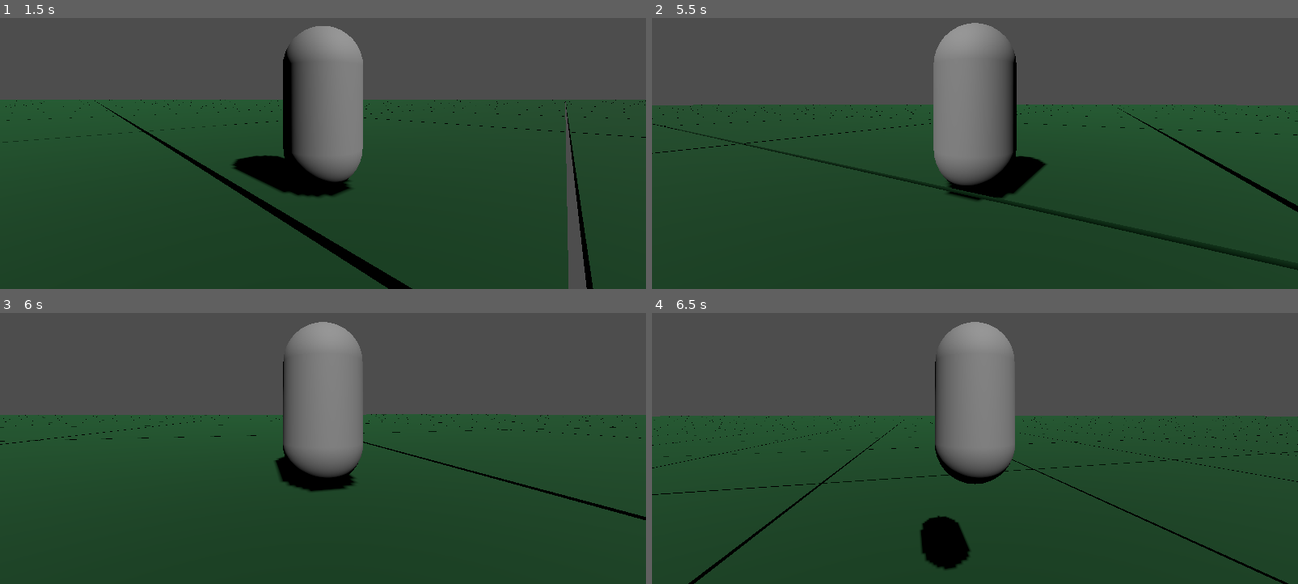
Above: before the commit, frames 1-4 (two rows, left to right).
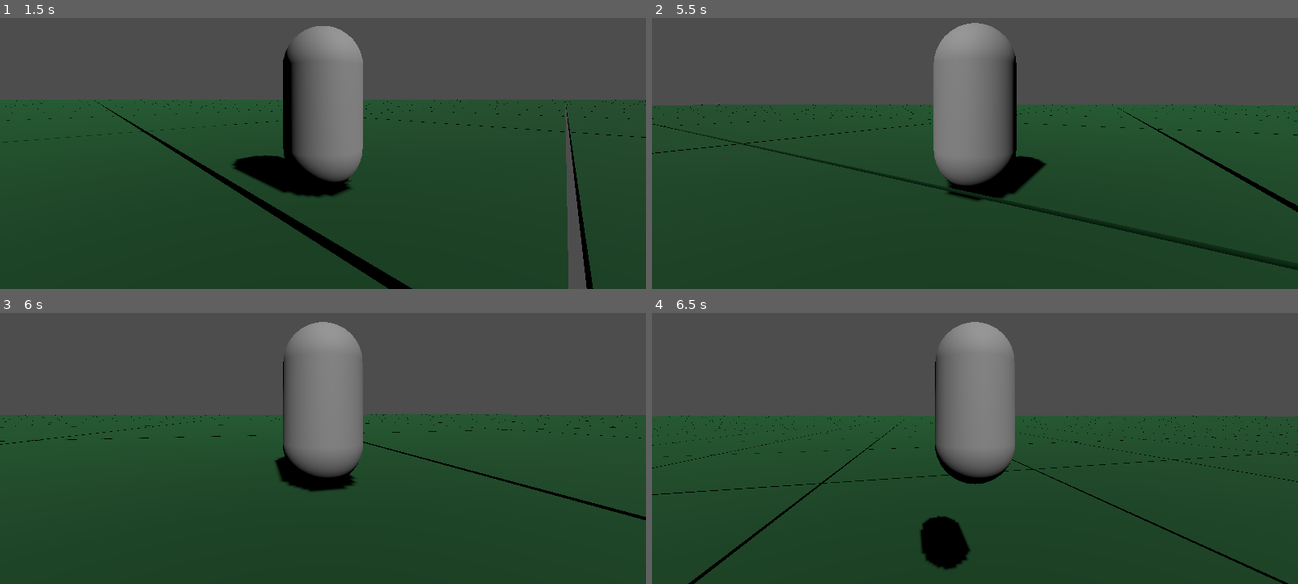
Above: after the commit, the same moments.

Repository: xwilson03/OpenWorldTest
Game: Godot game, scene res://scenes/root.tscn
The game is run twice, just before and just after one commit, with the same random seed, the same clock (stepped at 60 frames per second) and the same inputs.
Inputs (mouse positions are in pixels of both pictures, inside the frame that each line leads up to):
- Up to frame 1 (1.5 s): tap Enter at 0.5 s; move the mouse to (316, 112) at 0.52 s; hold W (move_forward) from 0.53 s (still down); tap Mouse wheel up (zoom_in) at 0.6 s; tap Space (jump) at 0.77 s; move the mouse to (368, 112) at 1.27 s; tap Mouse wheel down (zoom_out) at 1.35 s
- Up to frame 2 (5.5 s): tap Space (jump) at 1.52, 3.02, 3.77, 4.52 s; move the mouse to (923, 102) at 2.02 s; tap Mouse wheel up (zoom_in) at 2.1, 3.6, 5.1 s; move the mouse to (981, 107) at 2.77 s; release W (move_forward) at 2.78 s; hold A (move_left) 2.78-3.53 s; tap Mouse wheel down (zoom_out) at 2.85, 4.35 s; move the mouse to (949, 99) at 3.52 s; hold W (move_forward) from 3.53 s (still down); move the mouse to (1007, 104) at 4.27 s; move the mouse to (942, 110) at 5.02 s
- Up to frame 3 (6 s): move the mouse to (335, 397) at 5.77 s; release W (move_forward) at 5.78 s; hold D (move_right) from 5.78 s (still down); tap Mouse wheel down (zoom_out) at 5.85 s
- Up to frame 4 (6.5 s): keep holding D (move_right); tap Space (jump) at 6.02 s

Frame 1 is identical in both runs. In frame 2, less than 0.1% of the frame differs, in the area x 0-100%, y 31-93%; in frame 3, less than 0.1%; in frame 4, less than 0.1%.

Commit message:
simplifies player velocity calculations

Diff:
--- a/scripts/player.gd
+++ b/scripts/player.gd
@@ -47,7 +47,7 @@
         target_velocity.y -= fall_acceleration * delta
 
     # Transform local velocity to global velocity
-    velocity = (Quaternion(transform.basis) * target_velocity) * speed
+    velocity = (transform.basis * target_velocity) * speed
 
     # Apply velocity
     move_and_slide()
